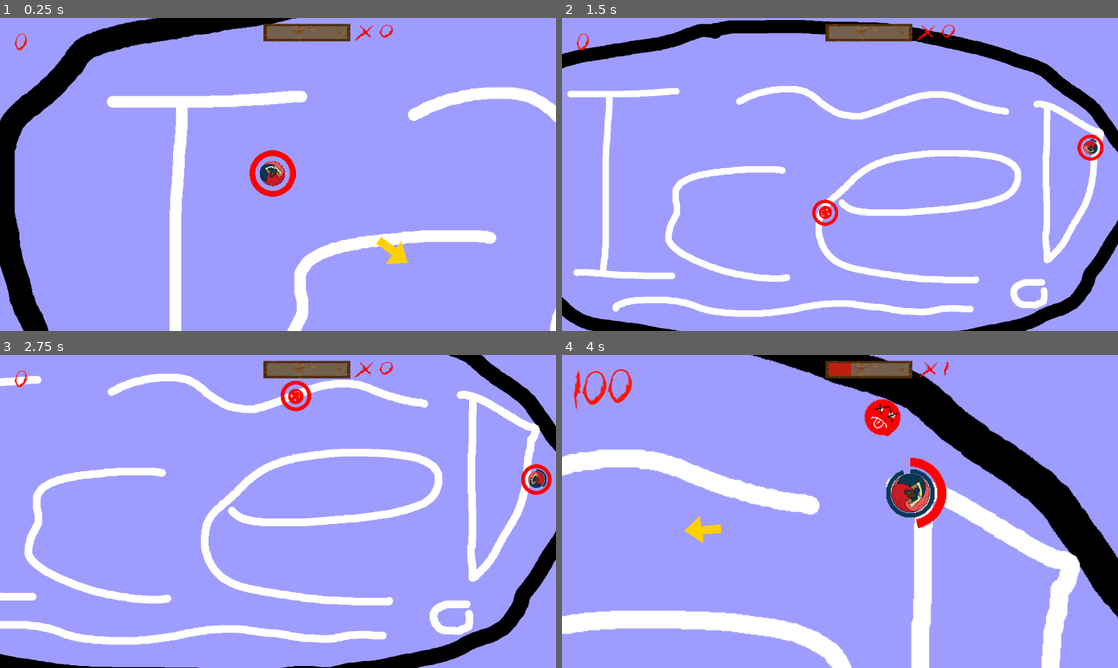
Above: before the commit, frames 1-4 (two rows, left to right).
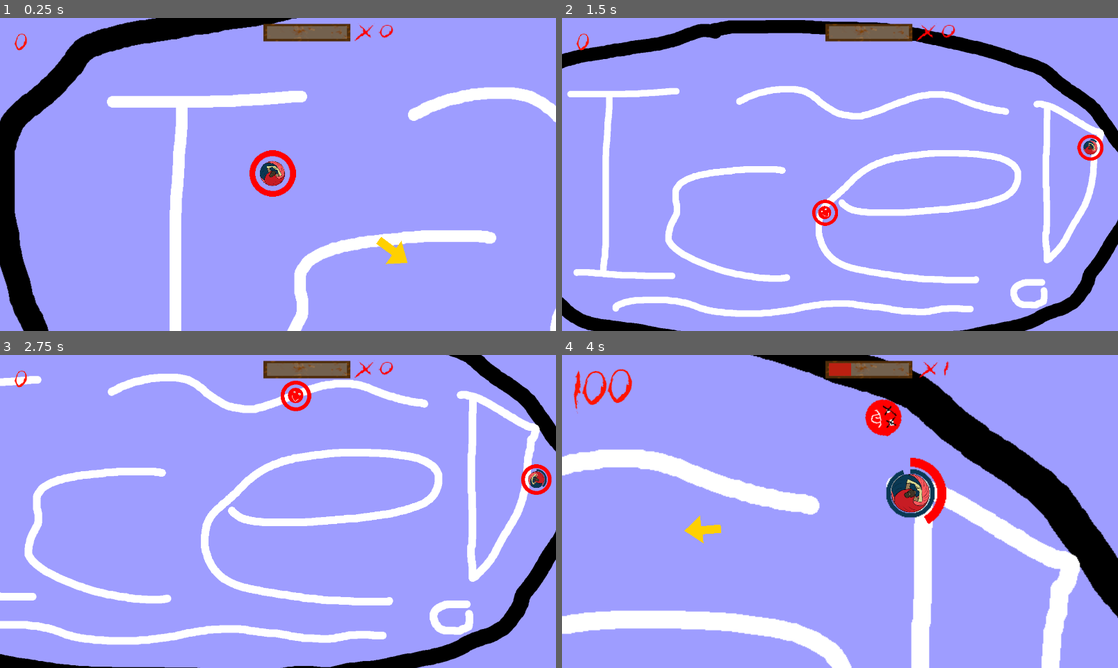
Above: after the commit, the same moments.

Repository: Junber/LD-47
Game: Godot game, scene res://Scenes/Root.tscn
The game is run twice, just before and just after one commit, with the same random seed, the same clock (stepped at 60 frames per second) and the same inputs. Sound files missing from this copy of the repository are replaced by a short silence.
Inputs (mouse positions are in pixels of both pictures, inside the frame that each line leads up to):
- Up to frame 1 (0.25 s): no input
- Up to frame 2 (1.5 s): move the mouse to (962, 158) at 0.52 s; hold D (move_right) 0.53-1.28 s; tap Space (boost) at 0.6, 1.35 s; click (962, 158) at 0.67 s; move the mouse to (728, 190) at 1.27 s; hold S (move_down) from 1.28 s (still down)
- Up to frame 3 (2.75 s): move the mouse to (333, 442) at 2.02 s; release S (move_down) at 2.03 s; hold D (move_right) from 2.03 s (still down); tap Space (boost) at 2.1 s
- Up to frame 4 (4 s): move the mouse to (812, 574) at 2.77 s; release D (move_right) at 2.78 s; hold W (move_up) 2.78-3.53 s; tap Space (boost) at 2.85, 3.6 s; click (812, 574) at 2.92 s; move the mouse to (1006, 558) at 3.52 s; hold A (move_left) from 3.53 s (still down)

The runs differ from the first frame. In frame 1, 0.1% of the frame differs, in the area x 46-52%, y 45-54%; in frame 2, 0.1%; in frame 3, 0.1%; in frame 4, 0.8%, in the area x 54-67%, y 14-56%.

Commit message:
increase spin up

Diff:
--- a/Scenes/Player.tscn
+++ b/Scenes/Player.tscn
@@ -14,6 +14,7 @@
 collision_mask = 4
 script = ExtResource( 4 )
 health = 240
+rotationIncrease = 100
 
 [node name="DeadSprite" parent="." index="0"]
 texture = ExtResource( 5 )
--- a/Scenes/Root.tscn
+++ b/Scenes/Root.tscn
@@ -43,6 +43,7 @@
 
 [node name="Player" parent="." instance=ExtResource( 1 )]
 position = Vector2( 1019.09, 725.787 )
+rotationIncrease = 100
 
 [node name="Border" type="StaticBody2D" parent="."]
 scale = Vector2( 2, 2 )
@@ -69,6 +70,10 @@
 one_shot = true
 
 [node name="HUD" type="CanvasLayer" parent="."]
+
+[node name="OptionsScreen" parent="HUD" instance=ExtResource( 15 )]
+pause_mode = 2
+visible = false
 
 [node name="EnemyIndicators" type="Node2D" parent="HUD"]
 script = ExtResource( 2 )
@@ -132,14 +137,6 @@
 wait_time = 0.2
 one_shot = true
 
-[node name="OptionsScreenLayer" type="CanvasLayer" parent="."]
-pause_mode = 2
-layer = 2
-
-[node name="OptionsScreen" parent="OptionsScreenLayer" instance=ExtResource( 15 )]
-pause_mode = 2
-visible = false
-
 [node name="BooPlayer" type="AudioStreamPlayer" parent="."]
 stream = ExtResource( 11 )
 script = ExtResource( 13 )
--- a/Scripts/IceScater.gd
+++ b/Scripts/IceScater.gd
@@ -8,7 +8,9 @@
 
 export var health = 160
 
-const maxRotationSpeed = 1000
+const maxRotationSpeed = 600
+
+export var rotationIncrease = 50
 
 var velocity = Vector2(0,0)
 var rotationSpeed = 1
@@ -64,7 +66,7 @@
 		kill()
 
 func spinUp(delta):
-	rotationSpeed = min(rotationSpeed + 10 * delta, maxRotationSpeed)
+	rotationSpeed = min(rotationSpeed + rotationIncrease * delta, maxRotationSpeed)
 
 func setSpriteRotation(rotation):
 	deadSprite.rotate(rotation)
